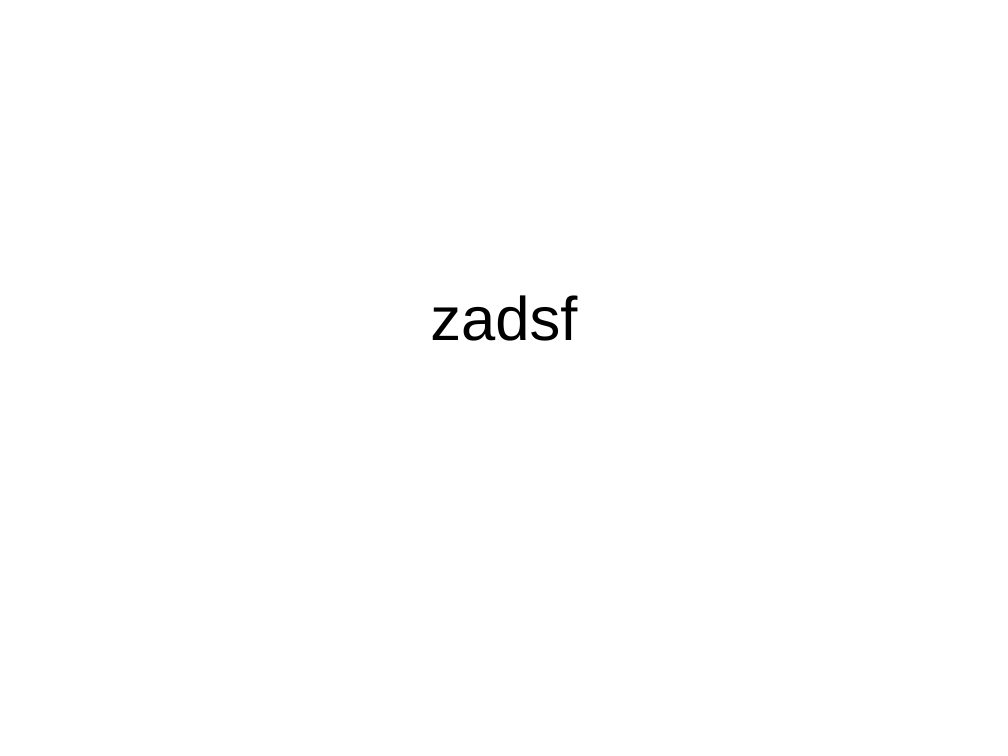
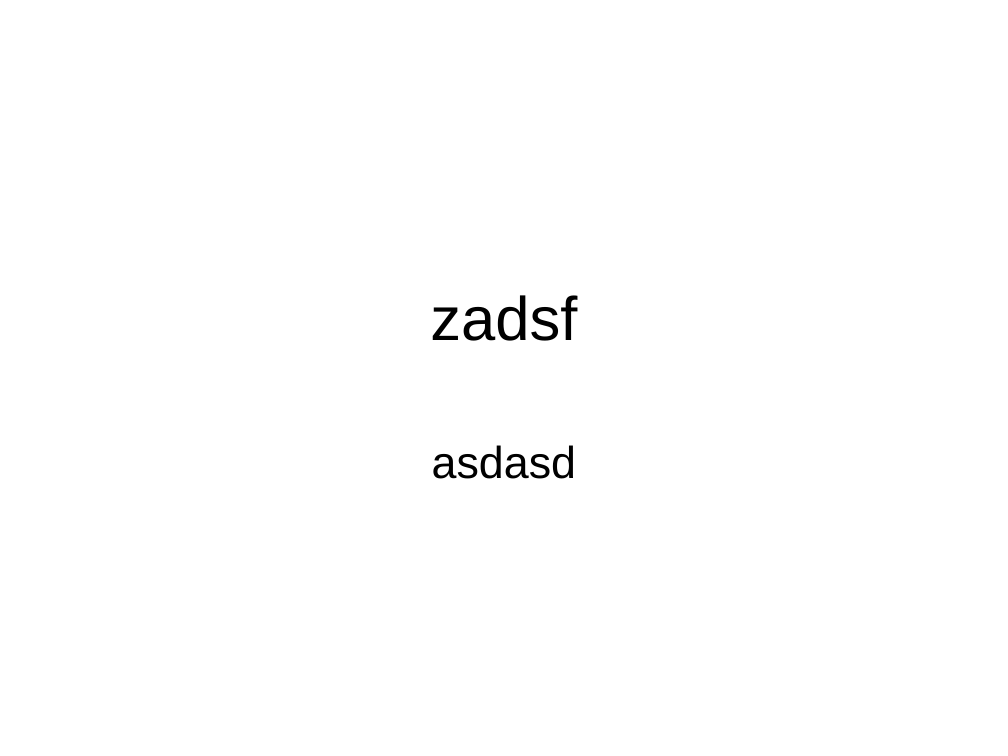
Before and after one commit to kaiss78/hustoes, a slide deck: slide 1 of demo/oesdemo/oesdemo/bin/Debug/oes/a.ppt. Drawn at 1008x756 pixels with LibreOffice and Linux fonts; fonts in the diff are those of the drawing. Boxes give left, top, right and bottom in pixels: in the first picture for what was removed or moved away, otherwise in the second. Text is boxed around its words. In the diff, an @@ line names an element or a change of style, - is before the commit and + after.

```diff
--- a/demo/oesdemo/oesdemo/bin/Debug/oes/a.ppt
+++ b/demo/oesdemo/oesdemo/bin/Debug/oes/a.ppt
@@ subtitle added at bbox=[432, 445, 576, 479], 32 pt, text #000000 @@
+asdasd
```
Also in this commit, not shown: 8 other files.
